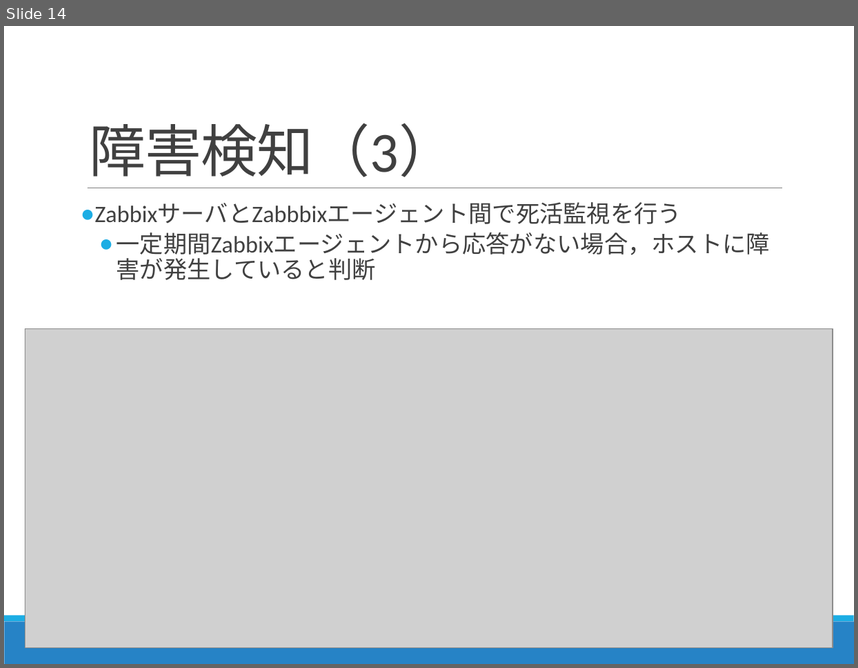
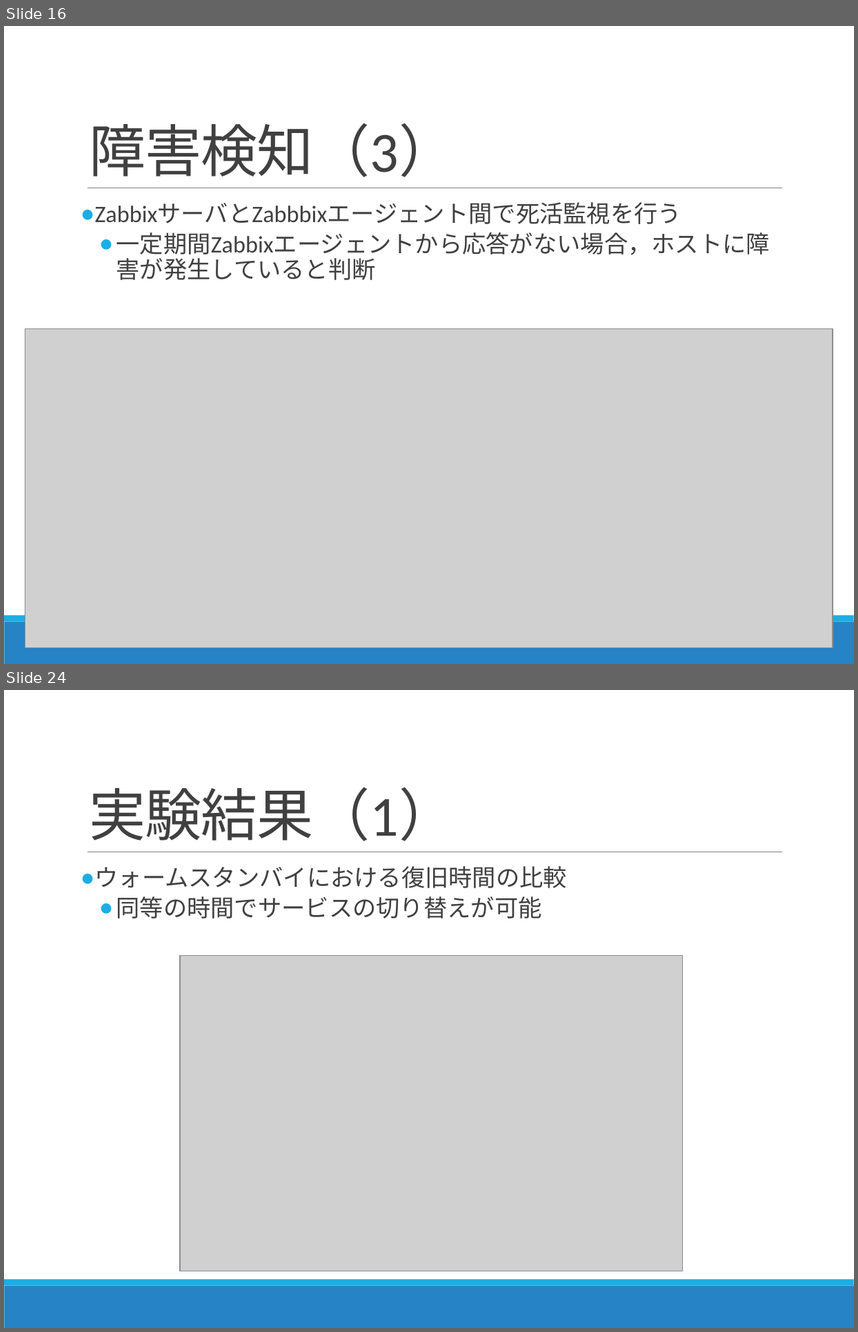
Before and after one commit to Kota0823/Document, a slide deck: 輪講2019-1_鈴木洸太.pptx. Shown one above the other, each under a label of ours: slide 14 before the commit, slides 16 and 24 after it; the slides between them are not shown. The pictures are 858x668 and 858x1332 pixels, drawn with LibreOffice and Linux fonts; fonts in the diff are those of the drawing; grey boxes stand for pictures. Boxes give left, top, right and bottom in pixels: in the first picture for what was removed or moved away, otherwise in the second. Text is boxed around its words. In the diff, an @@ line names an element or a change of style, - is before the commit and + after.

```diff
--- a/輪講2019-1_鈴木洸太.pptx
+++ b/輪講2019-1_鈴木洸太.pptx
@@ slide 24 added at bbox=[4, 690, 854, 1328], background #FFFFFF; not listed: 3 template elements that a slide beside it also shows @@
@@ title added at bbox=[89, 787, 455, 841], 48 pt, text #404040 @@
+実験結果（1）
@@ text added at bbox=[95, 866, 568, 918], 20 pt, text #404040 @@
+● ウォームスタンバイにおける復旧時間の比較
+  ● 同等の時間でサービスの切り替えが可能
@@ picture added at bbox=[180, 955, 682, 1270] @@
@@ what was slide 14 is now slide 16 @@
```
Also in this commit, not shown: 6 slides changed, 10 other slides added, 1 other file.
